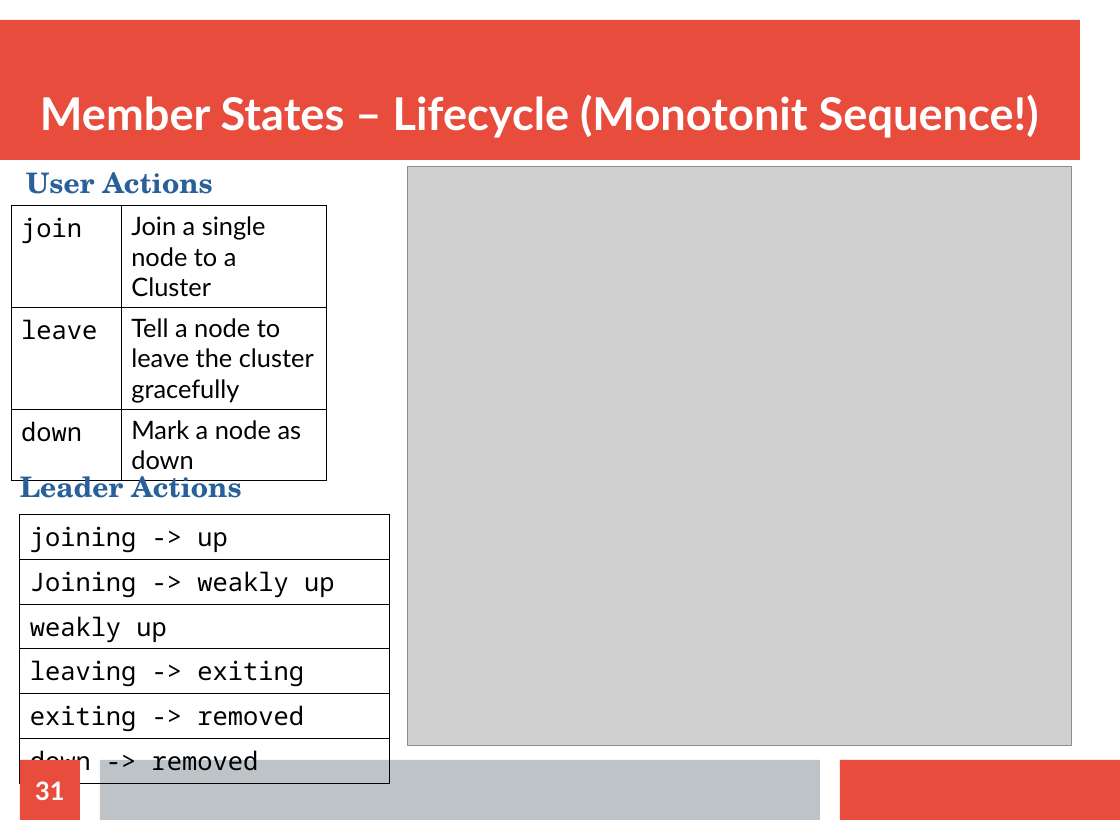
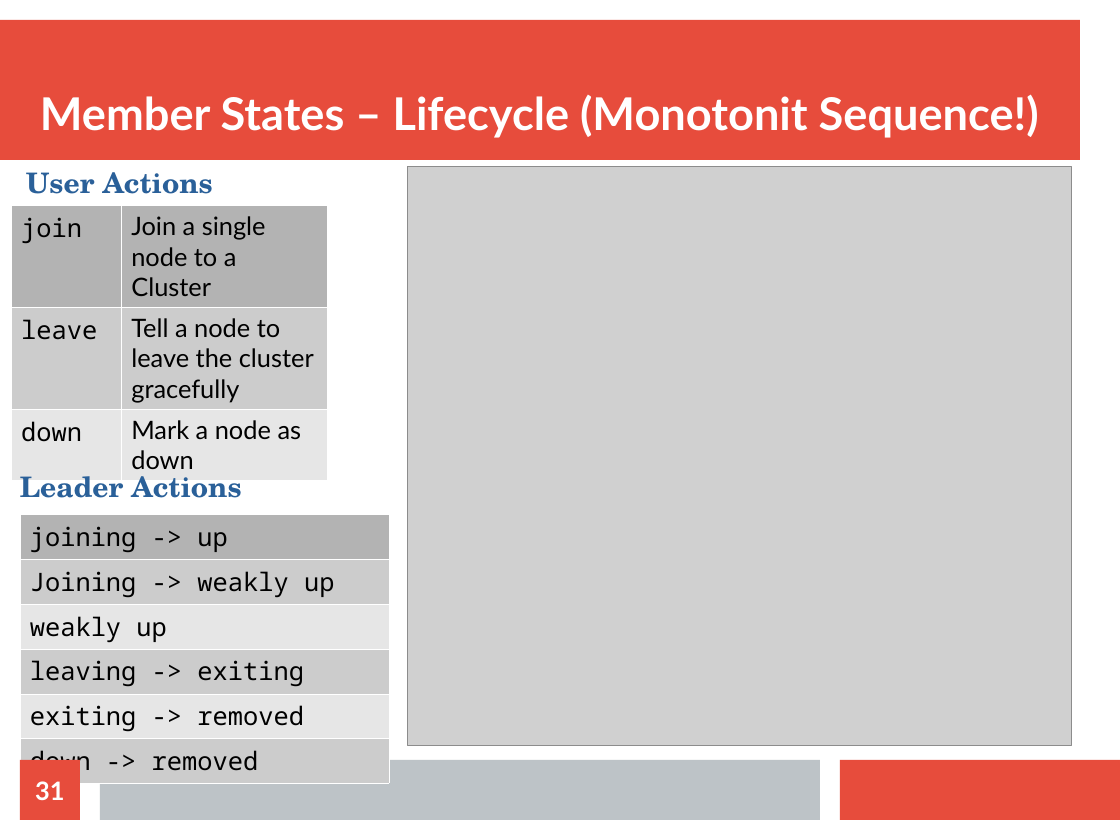
Before and after one commit to bytemania/akka-java-cluster, a slide deck: slide 31 of src/main/resources/res/presentation.odp. Drawn at 1120x840 pixels with LibreOffice and Linux fonts; fonts in the diff are those of the drawing; grey boxes stand for pictures. Boxes give left, top, right and bottom in pixels: in the first picture for what was removed or moved away, otherwise in the second. Text is boxed around its words. In the diff, an @@ line names an element or a change of style, - is before the commit and + after.

```diff
--- a/src/main/resources/res/presentation.odp
+++ b/src/main/resources/res/presentation.odp
@@ table at bbox=[11, 205, 326, 473] @@
@@ fill none to #B3B3B3 in row 1 @@
@@ fill none to #CCCCCC in row 2 @@
@@ fill none to #E6E6E6 in row 3 @@
@@ borders changed @@
@@ table at bbox=[19, 514, 389, 781] @@
@@ fill none to #B3B3B3 in row 1, column 1 @@
@@ fill none to #CCCCCC in 3 cells @@
@@ fill none to #E6E6E6 in 2 cells @@
@@ borders changed @@
```
Also in this commit, not shown: 9 other slides changed, 8 slides added, 1 slide removed, 4 other files.
